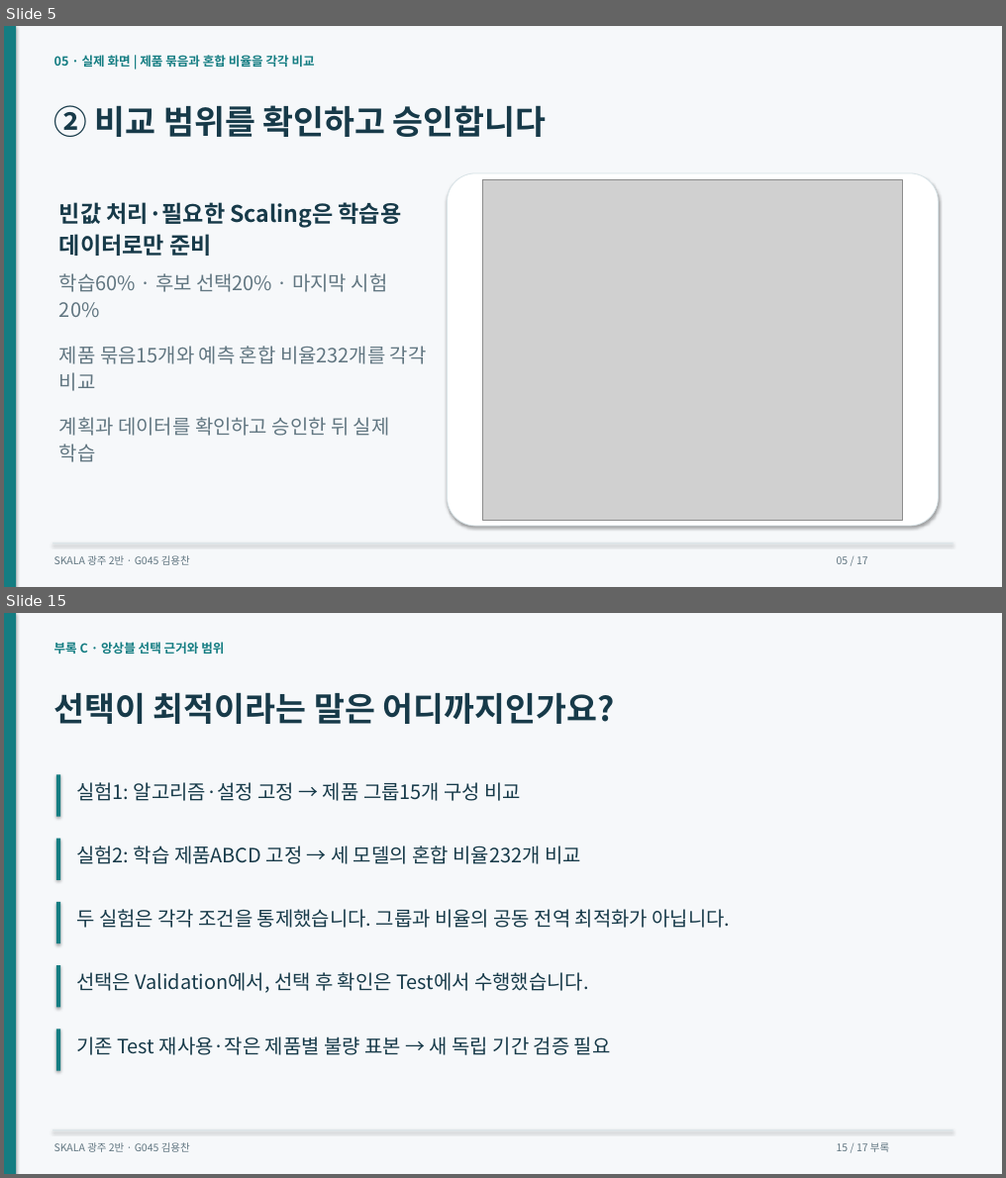
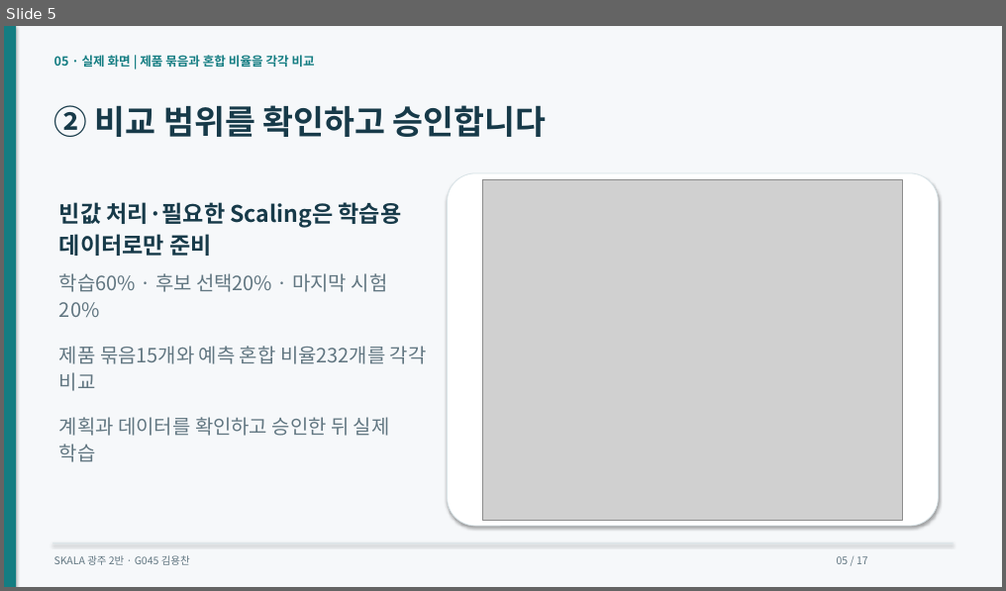
Before and after one commit to dragonchan95/Semiconductor-AI-Agent, a slide deck: docs/G045_Semiconductor_Agent.pptx. Shown one above the other, each under a label of ours: slides 5 and 15 before the commit, slide 5 after it; the slides between them are not shown. The pictures are 1006x1178 and 1006x591 pixels, drawn with LibreOffice and Linux fonts; fonts in the diff are those of the drawing; grey boxes stand for pictures. Boxes give left, top, right and bottom in pixels: in the first picture for what was removed or moved away, otherwise in the second. Text is boxed around its words. In the diff, an @@ line names an element or a change of style, - is before the commit and + after.

```diff
--- a/docs/G045_Semiconductor_Agent.pptx
+++ b/docs/G045_Semiconductor_Agent.pptx
@@ slide 15 removed at (x1=4, y1=613, x2=1002, y2=1174), background #F6F8FA @@
@@ rectangle removed at (x1=4, y1=613, x2=16, y2=1174) @@
@@ text removed at (x1=54, y1=642, x2=224, y2=654) @@
-부록 C · 앙상블 선택 근거와 범위
@@ text removed at (x1=54, y1=692, x2=615, y2=724) @@
-선택이 최적이라는 말은 어디까지인가요?
@@ rectangle removed at (x1=56, y1=774, x2=60, y2=817) @@
@@ text removed at (x1=76, y1=782, x2=522, y2=801) @@
-실험1: 알고리즘·설정 고정 → 제품 그룹15개 구성 비교
@@ rectangle removed at (x1=56, y1=839, x2=60, y2=880) @@
@@ text removed at (x1=76, y1=846, x2=581, y2=864) @@
-실험2: 학습 제품ABCD 고정 → 세 모델의 혼합 비율232개 비교
@@ rectangle removed at (x1=56, y1=902, x2=60, y2=944) @@
@@ text removed at (x1=76, y1=909, x2=731, y2=928) @@
-두 실험은 각각 조건을 통제했습니다. 그룹과 비율의 공동 전역 최적화가 아닙니다.
@@ rectangle removed at (x1=56, y1=965, x2=60, y2=1008) @@
@@ text removed at (x1=76, y1=972, x2=588, y2=993) @@
-선택은 Validation에서, 선택 후 확인은 Test에서 수행했습니다.
@@ rectangle removed at (x1=56, y1=1029, x2=60, y2=1071) @@
@@ text removed at (x1=76, y1=1037, x2=611, y2=1056) @@
-기존 Test 재사용·작은 제품별 불량 표본 → 새 독립 기간 검증 필요
@@ rectangle removed at (x1=53, y1=1131, x2=953, y2=1131) @@
@@ text removed at (x1=54, y1=1143, x2=190, y2=1153) @@
-SKALA 광주 2반 · G045 김용찬
@@ text removed at (x1=837, y1=1143, x2=889, y2=1153) @@
-15 / 17 부록
```
Also in this commit, not shown: 14 slides changed, 1 slide added, 15 other files.
